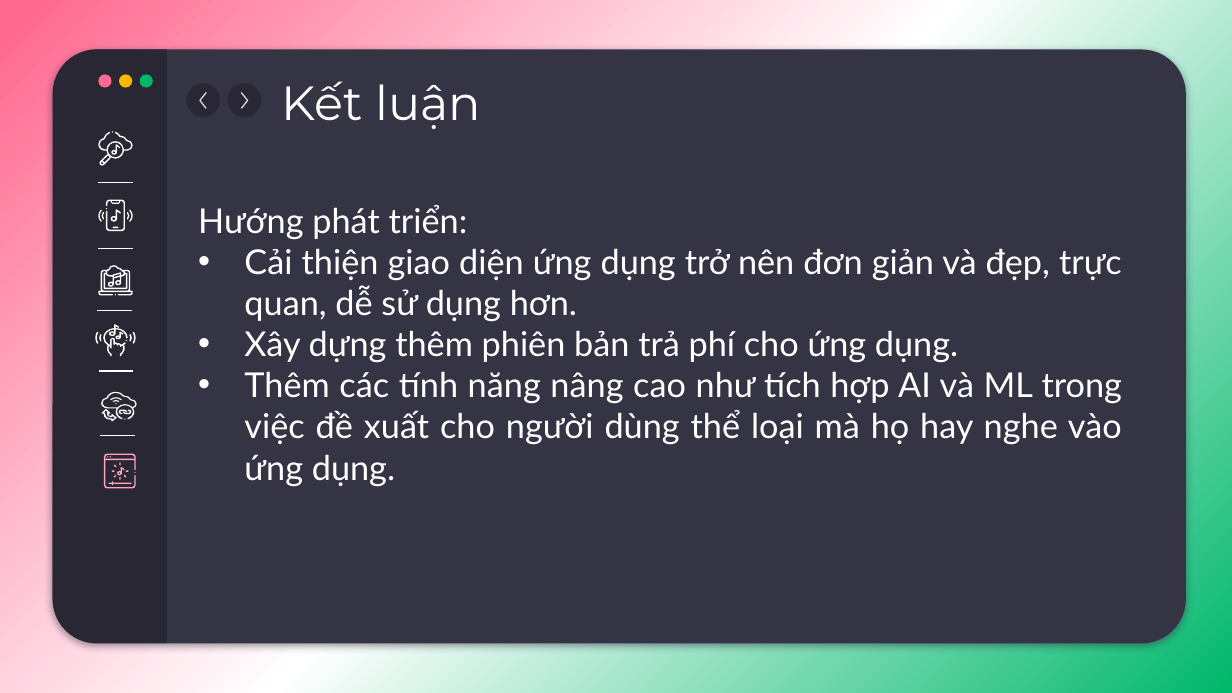
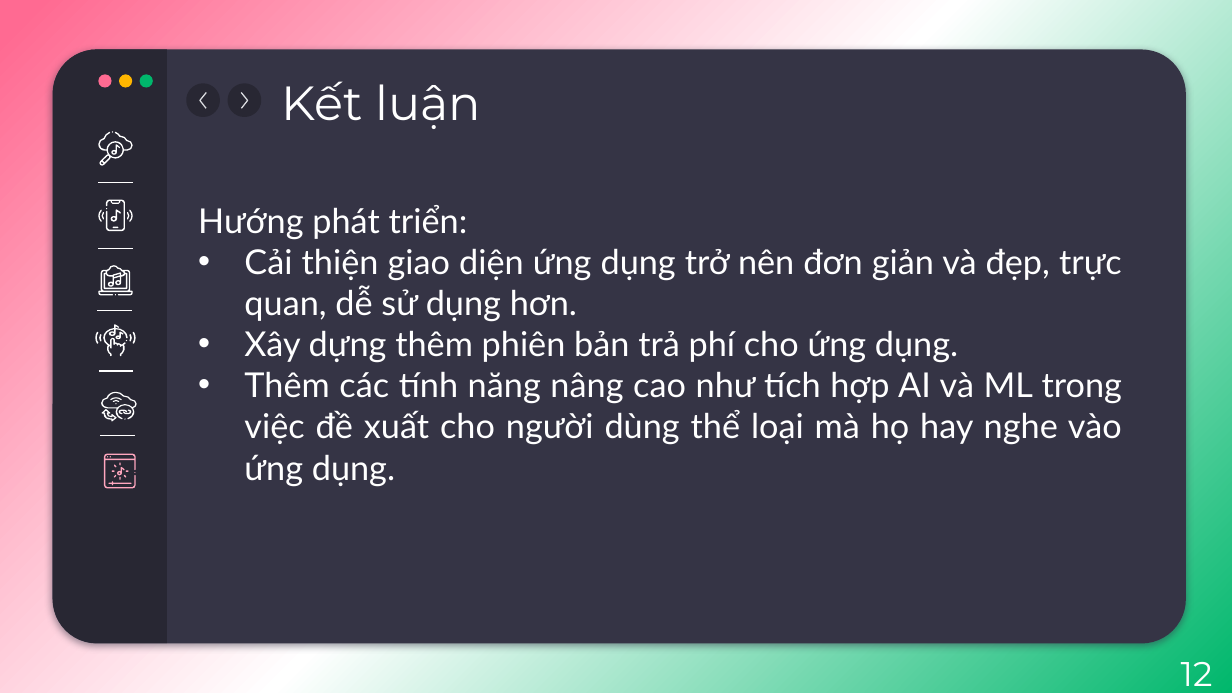
Before and after one commit to namcao502/MUSIC, a slide deck: slide 12 of Document/presentation.pptx (slide 11 before the commit). Drawn at 1232x693 pixels with LibreOffice and Linux fonts; fonts in the diff are those of the drawing. Boxes give left, top, right and bottom in pixels: in the first picture for what was removed or moved away, otherwise in the second. Text is boxed around its words. In the diff, an @@ line names an element or a change of style, - is before the commit and + after.

```diff
--- a/Document/presentation.pptx
+++ b/Document/presentation.pptx
@@ text added at (1181,662,1213,686), 20 pt, text #FFFFFF @@
+12
```
Also in this commit, not shown: 11 other slides changed, 1 slide added, 1 slide removed, 1 other file.
